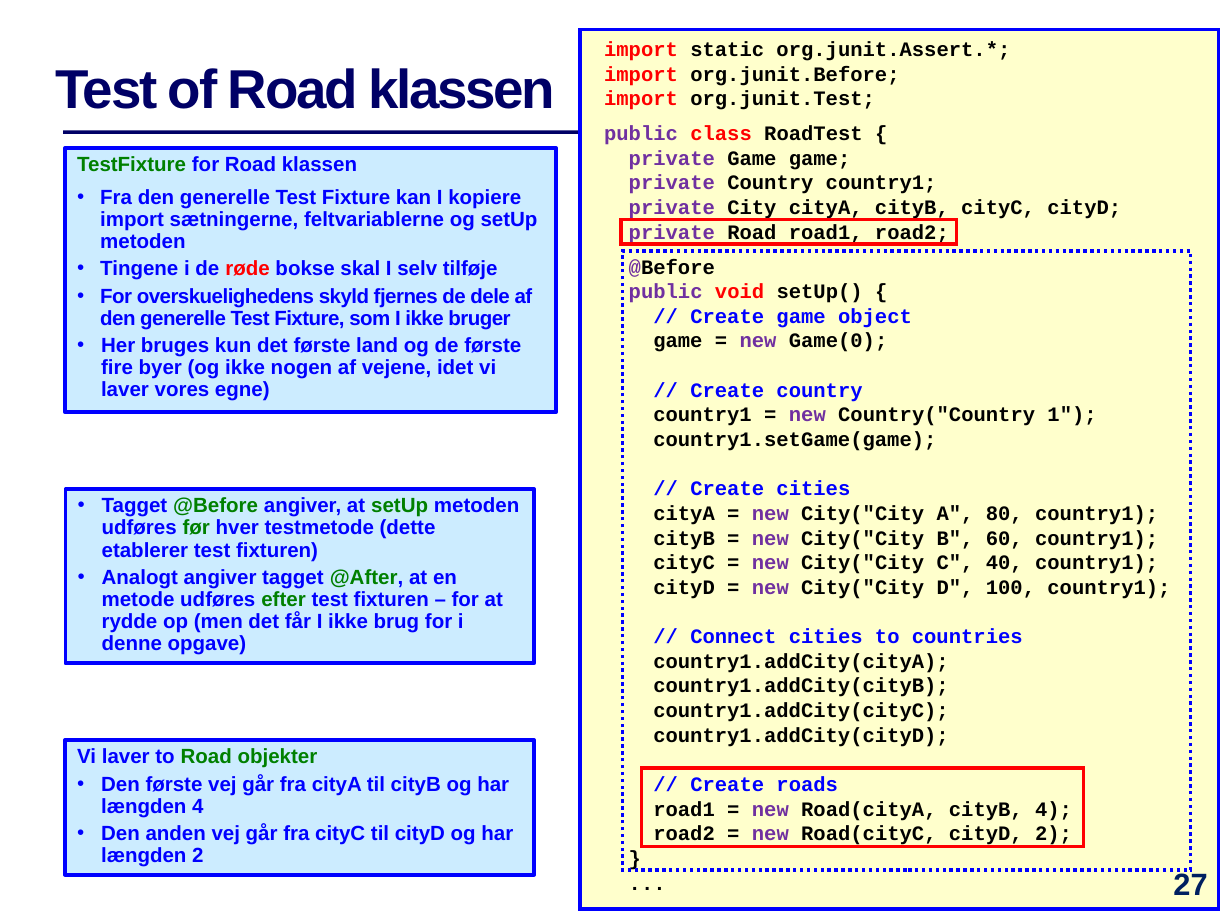
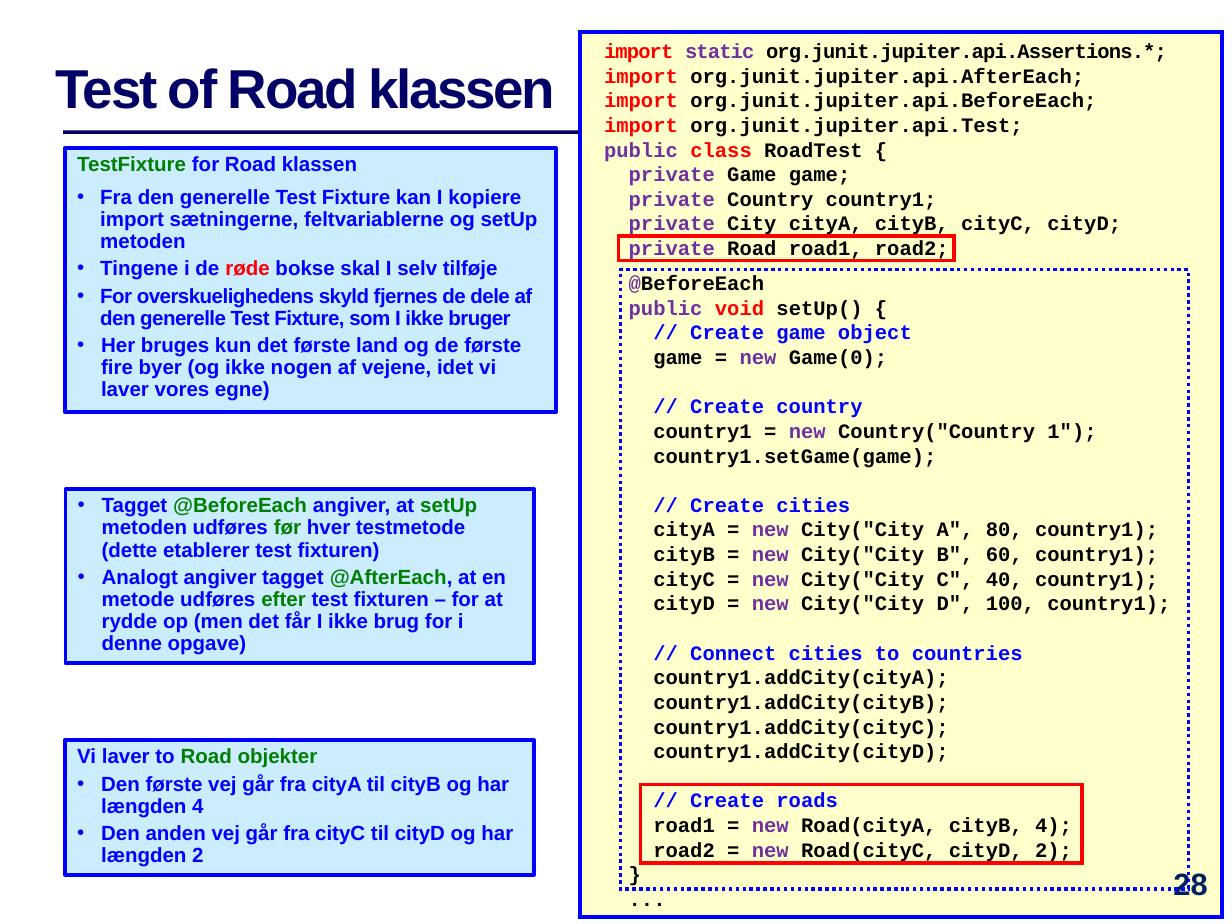
Before and after one commit to IntProgAU/Materiale, a slide deck: slide 28 of web/e21/uge_12/Slides-Uge12.pptx (slide 27 before the commit). Drawn at 1232x924 pixels with LibreOffice and Linux fonts; fonts in the diff are those of the drawing. Boxes give left, top, right and bottom in pixels: in the first picture for what was removed or moved away, otherwise in the second. Text is boxed around its words. In the diff, an @@ line names an element or a change of style, - is before the commit and + after.

```diff
--- a/web/e21/uge_12/Slides-Uge12.pptx
+++ b/web/e21/uge_12/Slides-Uge12.pptx
@@ rectangle "import static org.junit.jupiter.api.Assertions.*;": place and size @@
-rectangle "import static org.junit.jupiter.api.Assertions.*;" at box(580, 30, 1218, 909)
+rectangle "import static org.junit.jupiter.api.Assertions.*;" at box(580, 32, 1222, 918)
@@ text in rectangle at box(604, 43, 1167, 137): text changed @@
-import static org.junit.Assert.*;
-import org.junit.Before;
-import org.junit.Test;
+import static org.junit.jupiter.api.Assertions.*;
+import org.junit.jupiter.api.AfterEach;
+import org.junit.jupiter.api.BeforeEach;
+import org.junit.jupiter.api.Test;
@@ text in rectangle at box(604, 142, 862, 162): less space between paragraphs @@
@@ rectangle: place and size @@
-rectangle at box(621, 219, 956, 244)
+rectangle at box(618, 237, 954, 261)
@@ rectangle: place and size @@
-rectangle at box(622, 251, 1190, 871)
+rectangle at box(621, 270, 1189, 890)
@@ text in rectangle at box(629, 275, 764, 293): text changed @@
-@Before
+@BeforeEach
@@ text in rectangle at box(102, 497, 506, 655): text changed @@
-• Tagget @Before angiver, at setUp metoden udføres før hver testmetode (dette etablerer test fixturen)
-• Analogt angiver tagget @After, at en metode udføres efter test fixturen – for at rydde op (men det får I ikke brug for i denne opgave)
+• Tagget @BeforeEach angiver, at setUp metoden udføres før hver testmetode (dette etablerer test fixturen)
+• Analogt angiver tagget @AfterEach, at en metode udføres efter test fixturen – for at rydde op (men det får I ikke brug for i denne opgave)
@@ rectangle: place and size @@
-rectangle at box(642, 768, 1084, 846)
+rectangle at box(641, 785, 1083, 864)
@@ page number at box(1173, 872, 1207, 896): text changed @@
-27
+28
```
Also in this commit, not shown: 13 other slides changed, 1 slide added, 1 other file.
